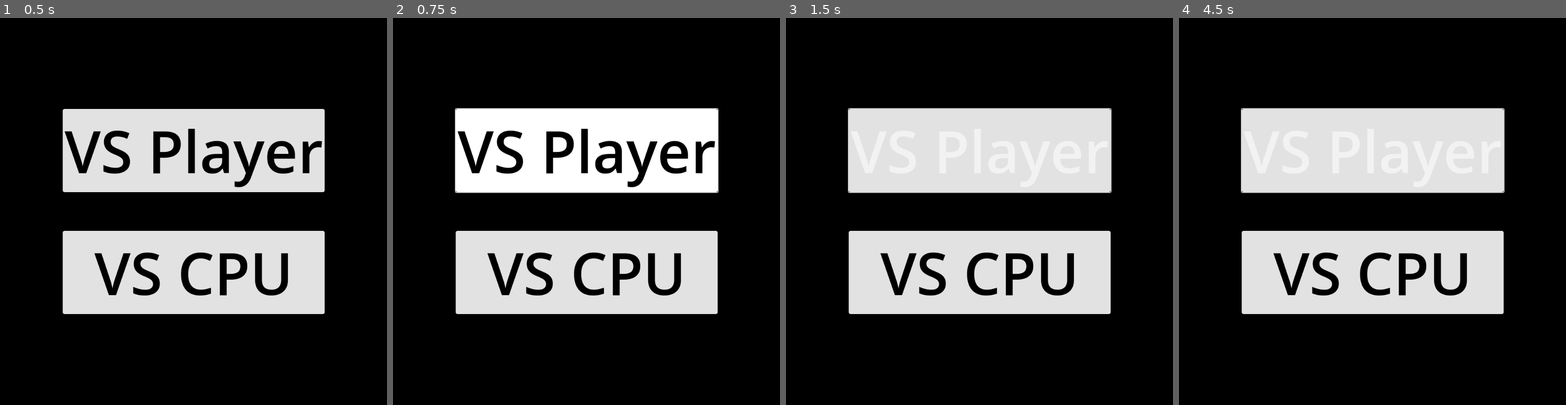
Above: before the commit, frames 1-4 (left to right).
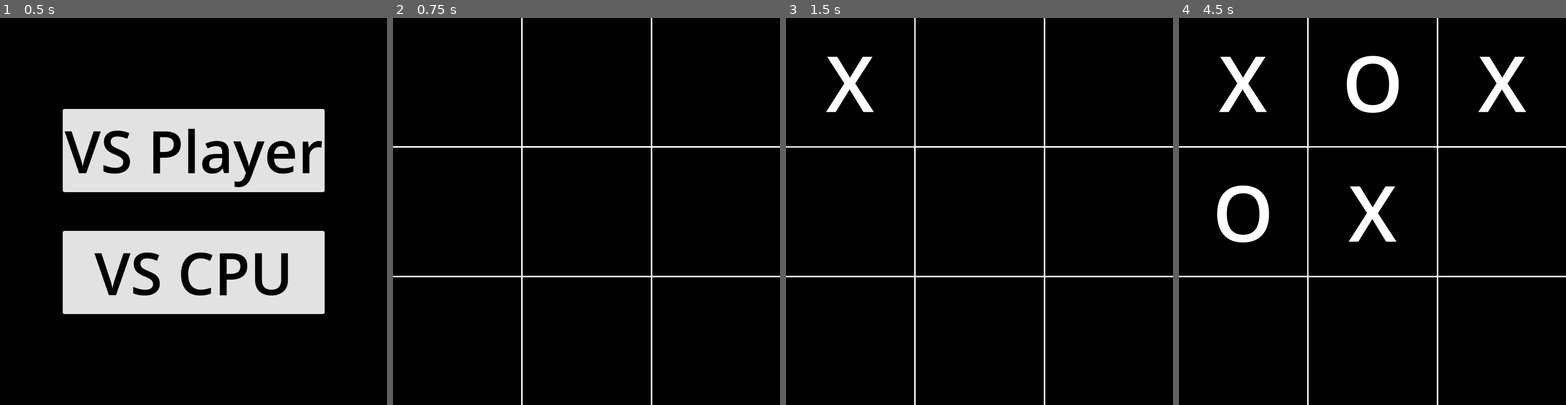
Above: after the commit, the same moments.

Repository: Vorgenstad/tic-tac-toe
Game: Godot game, scene res://scenes/main.tscn
The game is run twice, just before and just after one commit, with the same random seed, the same clock (stepped at 60 frames per second) and the same inputs.
Inputs (mouse positions are in pixels of both pictures, inside the frame that each line leads up to):
- Up to frame 1 (0.5 s): no input
- Up to frame 2 (0.75 s): click "VS Player" at 0.5 s
- Up to frame 3 (1.5 s): click (851, 83) at 1.27 s
- Up to frame 4 (4.5 s): click (1372, 83) at 2.02 s; click (1504, 83) at 2.77 s; click (1244, 211) at 3.52 s; click (1372, 211) at 4.27 s

Frame 1 is identical in both runs. In frame 2, 27% of the frame differs, in the area x 0-100%, y 0-100%; in frame 3, 29%; in frame 4, 32%.

Commit message:
Fixed player button

Diff:
--- a/scripts/main.gd
+++ b/scripts/main.gd
@@ -27,7 +27,7 @@
 
 	return null
 
-func _on_menu_start_actioned(secondPlayerType: Constants.SecondPlayerType, difficulty: Constants.Difficulty) -> void:
+func _on_menu_start_actioned(secondPlayerType: Constants.SecondPlayerType, difficulty: Constants.Difficulty = Constants.Difficulty.EASY) -> void:
 	var game := _setup_game(secondPlayerType, difficulty)
 
 	add_child(game)
